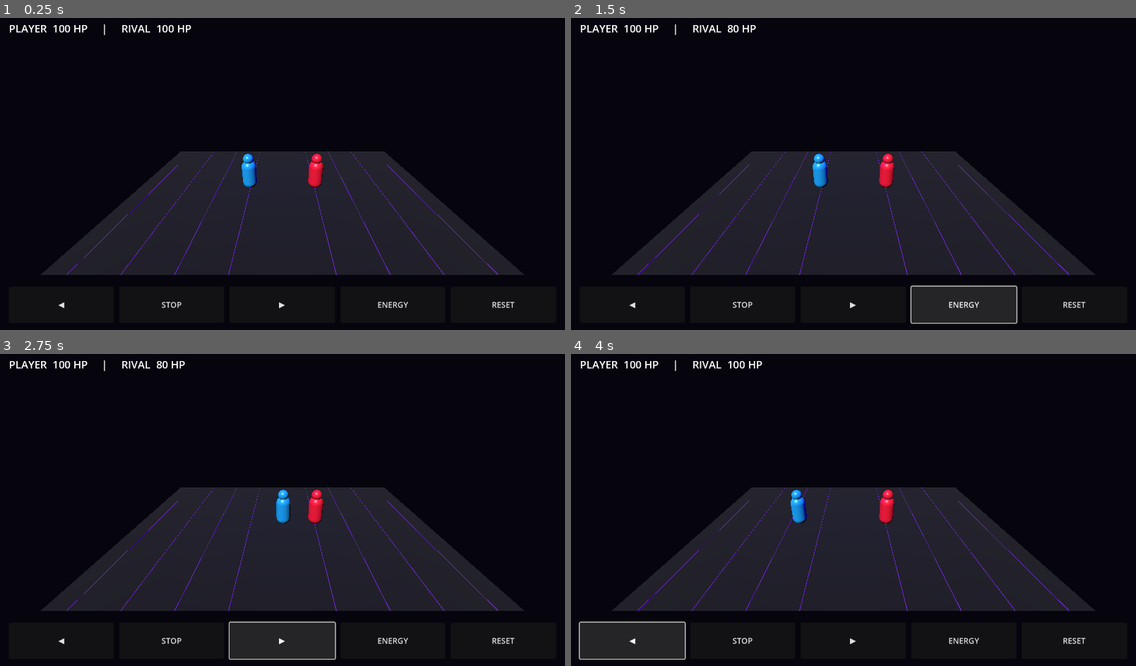
Above: before the commit, frames 1-4 (two rows, left to right).
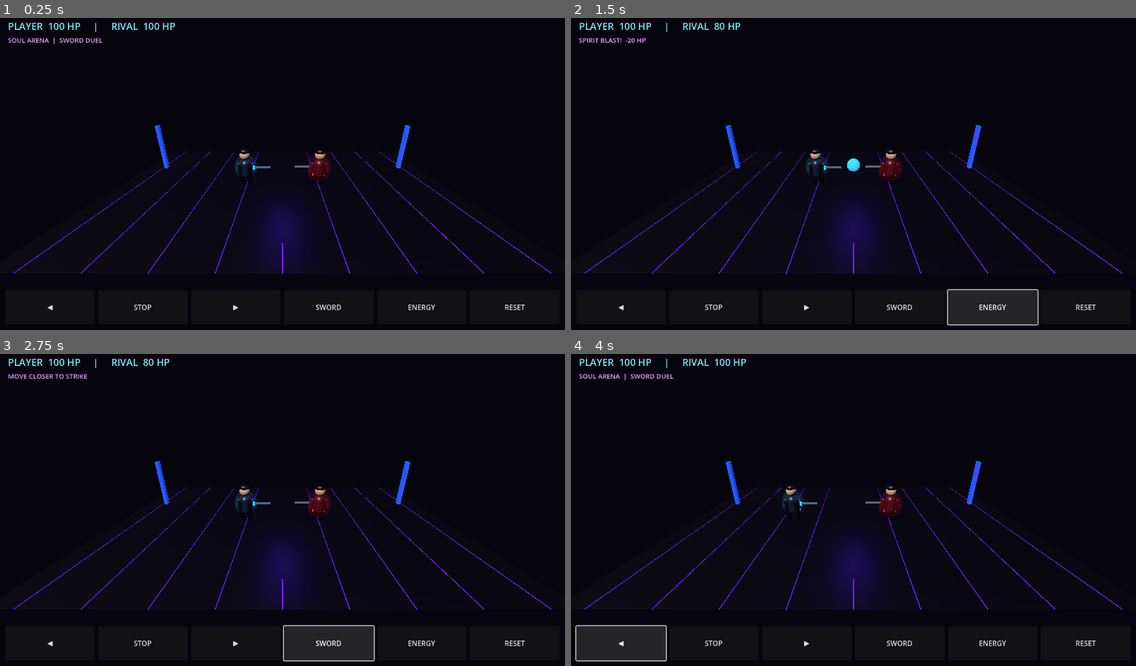
Above: after the commit, the same moments.

Repository: stevansouhil-bit/Bleach.Blood-Fight-1
Game: Godot game, scene res://scenes/main.tscn
Two runs of this game, one before a commit and one after it. Both use one fixed random seed, a clock stepped at 60 frames per second and the inputs below.
Inputs (mouse positions are in pixels of both pictures, inside the frame that each line leads up to):
- Up to frame 1 (0.25 s): no input
- Up to frame 2 (1.5 s): click "STOP" at 0.5 s; click "ENERGY" at 1.25 s
- Up to frame 3 (2.75 s): click (327, 644) at 2 s, where only the run after the commit has a clickable "SWORD"
- Up to frame 4 (4 s): click "RESET" at 2.75 s; click "◀" at 3.5 s

The runs differ from the first frame. In frame 1, 15% of the frame differs, in the area x 1-98%, y 1-94%; in frame 2, 15%, in the area x 1-98%, y 1-99%; in frame 3, 15%; in frame 4, 15%.

Commit message:
Add detailed fighters and sword combat

Diff:
--- a/godot_game/scripts/main.gd
+++ b/godot_game/scripts/main.gd
@@ -1,97 +1,189 @@
 extends Node3D
 
-var player: MeshInstance3D
-var enemy: MeshInstance3D
+var player: Node3D
+var enemy: Node3D
+var player_sword: Node3D
+var enemy_sword: Node3D
 var enemy_hp := 100
 var player_hp := 100
 var move_dir := 0.0
-var attack_flash := 0.0
+var attack_time := 0.0
+var energy_time := 0.0
 var status_label: Label
+var message_label: Label
+var player_home := Vector3(-2.0, 0.95, 0.0)
+var enemy_home := Vector3(2.0, 0.95, 0.0)
 
 func _ready() -> void:
     make_arena()
-    player = make_fighter(
-        Vector3(-2.0, 1.0, 0.0),
-        Color(0.12, 0.65, 1.0)
-    )
-    enemy = make_fighter(
-        Vector3(2.0, 1.0, 0.0),
-        Color(1.0, 0.12, 0.24)
-    )
+    player = make_fighter(player_home, Color(0.08, 0.12, 0.22), Color(0.05, 0.8, 1.0), false)
+    enemy = make_fighter(enemy_home, Color(0.22, 0.035, 0.08), Color(1.0, 0.08, 0.22), true)
+    player_sword = player.get_node("SwordPivot")
+    enemy_sword = enemy.get_node("SwordPivot")
     make_camera()
     make_lights()
     make_ui()
+    update_status()
 
 func make_arena() -> void:
     var floor_mesh := MeshInstance3D.new()
     var plane := PlaneMesh.new()
     plane.size = Vector2(18, 12)
     floor_mesh.mesh = plane
-
-    var material := StandardMaterial3D.new()
-    material.albedo_color = Color(0.07, 0.065, 0.12)
-    material.metallic = 0.25
-    floor_mesh.material_override = material
+    var floor_mat := StandardMaterial3D.new()
+    floor_mat.albedo_color = Color(0.035, 0.025, 0.075)
+    floor_mat.metallic = 0.35
+    floor_mat.roughness = 0.45
+    floor_mesh.material_override = floor_mat
     add_child(floor_mesh)
 
     for i in range(9):
         var line := MeshInstance3D.new()
         var box := BoxMesh.new()
-        box.size = Vector3(0.025, 0.01, 12)
+        box.size = Vector3(0.025, 0.015, 12)
         line.mesh = box
-        line.position = Vector3(-8 + i * 2, 0.02, 0)
-
-        var glow := StandardMaterial3D.new()
-        glow.albedo_color = Color(0.35, 0.08, 0.55)
-        glow.emission_enabled = true
-        glow.emission = Color(0.25, 0.025, 0.6)
-        line.material_override = glow
+        line.position = Vector3(-8 + i * 2, 0.015, 0)
+        line.material_override = glow_material(Color(0.32, 0.05, 0.8))
         add_child(line)
 
-func make_fighter(pos: Vector3, tint: Color) -> MeshInstance3D:
-    var body := MeshInstance3D.new()
-    var capsule := CapsuleMesh.new()
-    capsule.radius = 0.42
-    capsule.height = 1.8
-    body.mesh = capsule
-    body.position = pos
-
+    for side in [-1.0, 1.0]:
+        var pillar := MeshInstance3D.new()
+        var shape := BoxMesh.new()
+        shape.size = Vector3(0.22, 2.8, 0.22)
+        pillar.mesh = shape
+        pillar.position = Vector3(side * 7.8, 1.4, -2.5)
+        pillar.material_override = glow_material(Color(0.1, 0.25, 0.8))
+        add_child(pillar)
+
+func glow_material(tint: Color) -> StandardMaterial3D:
     var mat := StandardMaterial3D.new()
     mat.albedo_color = tint
-    mat.metallic = 0.15
+    mat.emission_enabled = true
+    mat.emission = tint
+    mat.metallic = 0.3
+    return mat
+
+func solid_material(tint: Color, metal := 0.0) -> StandardMaterial3D:
+    var mat := StandardMaterial3D.new()
+    mat.albedo_color = tint
+    mat.metallic = metal
     mat.roughness = 0.35
-    body.material_override = mat
-    add_child(body)
-
-    var head := MeshInstance3D.new()
-    var sphere := SphereMesh.new()
-    sphere.radius = 0.3
-    sphere.height = 0.6
-    head.mesh = sphere
-    head.position = Vector3(0, 1.0, 0)
-    head.material_override = mat
-    body.add_child(head)
-
-    return body
+    return mat
+
+func add_part(parent: Node3D, mesh: Mesh, pos: Vector3, mat: Material, part_name: String) -> MeshInstance3D:
+    var part := MeshInstance3D.new()
+    part.name = part_name
+    part.mesh = mesh
+    part.position = pos
+    part.material_override = mat
+    parent.add_child(part)
+    return part
+
+func make_fighter(pos: Vector3, tint: Color, aura: Color, facing_left: bool) -> Node3D:
+    var fighter := Node3D.new()
+    fighter.position = pos
+    if facing_left:
+        fighter.rotation.y = PI
+    add_child(fighter)
+
+    var dark := solid_material(tint, 0.2)
+    var cloth := solid_material(Color(0.025, 0.025, 0.045))
+    var skin := solid_material(Color(0.78, 0.58, 0.45))
+    var hair_mat := solid_material(Color(0.025, 0.02, 0.04))
+    var metal := solid_material(Color(0.68, 0.78, 0.9), 0.8)
+    var accent := glow_material(aura)
+
+    var torso_mesh := CapsuleMesh.new()
+    torso_mesh.radius = 0.34
+    torso_mesh.height = 1.15
+    add_part(fighter, torso_mesh, Vector3(0, 0.0, 0), dark, "Torso")
+
+    var coat_mesh := BoxMesh.new()
+    coat_mesh.size = Vector3(0.72, 0.75, 0.2)
+    add_part(fighter, coat_mesh, Vector3(0, -0.12, 0.2), cloth, "Coat")
+
+    var head_mesh := SphereMesh.new()
+    head_mesh.radius = 0.28
+    head_mesh.height = 0.56
+    add_part(fighter, head_mesh, Vector3(0, 0.78, 0), skin, "Head")
+
+    var hair_mesh := SphereMesh.new()
+    hair_mesh.radius = 0.3
+    hair_mesh.height = 0.35
+    add_part(fighter, hair_mesh, Vector3(0, 0.99, -0.015), hair_mat, "Hair")
+
+    var eye_mesh := BoxMesh.new()
+    eye_mesh.size = Vector3(0.24, 0.045, 0.035)
+    add_part(fighter, eye_mesh, Vector3(0, 0.8, 0.255), accent, "Eyes")
+
+    var arm_mesh := CapsuleMesh.new()
+    arm_mesh.radius = 0.105
+    arm_mesh.height = 0.68
+    var arm_l := add_part(fighter, arm_mesh, Vector3(-0.43, 0.02, 0), dark, "ArmLeft")
+    arm_l.rotation.z = -0.22
+    var arm_r := add_part(fighter, arm_mesh, Vector3(0.43, 0.02, 0), dark, "ArmRight")
+    arm_r.rotation.z = 0.22
+
+    var leg_mesh := CapsuleMesh.new()
+    leg_mesh.radius = 0.13
+    leg_mesh.height = 0.72
+    var leg_l := add_part(fighter, leg_mesh, Vector3(-0.19, -0.57, 0), cloth, "LegLeft")
+    leg_l.rotation.z = -0.08
+    var leg_r := add_part(fighter, leg_mesh, Vector3(0.19, -0.57, 0), cloth, "LegRight")
+    leg_r.rotation.z = 0.08
+
+    var belt_mesh := BoxMesh.new()
+    belt_mesh.size = Vector3(0.68, 0.09, 0.25)
+    add_part(fighter, belt_mesh, Vector3(0, -0.35, 0.02), accent, "Belt")
+
+    var pivot := Node3D.new()
+    pivot.name = "SwordPivot"
+    pivot.position = Vector3(0.42, 0.08, 0.05)
+    fighter.add_child(pivot)
+
+    var blade_mesh := BoxMesh.new()
+    blade_mesh.size = Vector3(0.88, 0.075, 0.09)
+    add_part(pivot, blade_mesh, Vector3(0.48, 0.0, 0), metal, "Blade")
+
+    var guard_mesh := BoxMesh.new()
+    guard_mesh.size = Vector3(0.1, 0.22, 0.14)
+    add_part(pivot, guard_mesh, Vector3(0.02, 0, 0), accent, "Guard")
+
+    var handle_mesh := BoxMesh.new()
+    handle_mesh.size = Vector3(0.25, 0.07, 0.08)
+    add_part(pivot, handle_mesh, Vector3(-0.14, 0, 0), cloth, "Handle")
+
+    var aura_mesh := SphereMesh.new()
+    aura_mesh.radius = 0.8
+    aura_mesh.height = 1.7
+    var aura_mat := StandardMaterial3D.new()
+    aura_mat.albedo_color = Color(aura.r, aura.g, aura.b, 0.12)
+    aura_mat.transparency = BaseMaterial3D.TRANSPARENCY_ALPHA
+    aura_mat.emission_enabled = true
+    aura_mat.emission = aura * 0.35
+    var aura_part := add_part(fighter, aura_mesh, Vector3(0, 0, -0.12), aura_mat, "Aura")
+    aura_part.scale = Vector3(0.8, 0.9, 0.45)
+
+    return fighter
 
 func make_camera() -> void:
     var camera := Camera3D.new()
-    camera.position = Vector3(0, 7, 11)
-    camera.rotation_degrees = Vector3(-28, 0, 0)
+    camera.position = Vector3(0, 5.2, 10.5)
+    camera.rotation_degrees = Vector3(-23, 0, 0)
     camera.current = true
     add_child(camera)
 
 func make_lights() -> void:
     var light := DirectionalLight3D.new()
-    light.rotation_degrees = Vector3(-50, -25, 0)
-    light.light_energy = 1.4
+    light.rotation_degrees = Vector3(-48, -25, 0)
+    light.light_energy = 1.5
     add_child(light)
 
     var fill := OmniLight3D.new()
-    fill.position = Vector3(0, 4, 0)
-    fill.light_color = Color(0.35, 0.15, 1.0)
-    fill.light_energy = 1.5
-    fill.omni_range = 12
+    fill.position = Vector3(0, 3.5, 0)
+    fill.light_color = Color(0.35, 0.16, 1.0)
+    fill.light_energy = 1.6
+    fill.omni_range = 13
     add_child(fill)
 
 func make_ui() -> void:
@@ -99,36 +191,43 @@
     add_child(layer)
 
     var panel := VBoxContainer.new()
-    panel.position = Vector2(20, 18)
-    panel.add_theme_constant_override("separation", 8)
+    panel.position = Vector2(18, 14)
+    panel.add_theme_constant_override("separation", 5)
     layer.add_child(panel)
 
     status_label = Label.new()
-    status_label.add_theme_font_size_override("font_size", 24)
+    status_label.add_theme_font_size_override("font_size", 22)
+    status_label.add_theme_color_override("font_color", Color(0.5, 0.9, 1.0))
     panel.add_child(status_label)
-    update_status()
+
+    message_label = Label.new()
+    message_label.text = "SOUL ARENA  |  SWORD DUEL"
+    message_label.add_theme_font_size_override("font_size", 15)
+    message_label.add_theme_color_override("font_color", Color(0.9, 0.65, 1.0))
+    panel.add_child(message_label)
 
     var controls := HBoxContainer.new()
     controls.set_anchors_preset(Control.PRESET_BOTTOM_WIDE)
-    controls.offset_top = -100
-    controls.offset_bottom = -18
-    controls.offset_left = 20
-    controls.offset_right = -20
-    controls.add_theme_constant_override("separation", 12)
+    controls.offset_top = -92
+    controls.offset_bottom = -14
+    controls.offset_left = 12
+    controls.offset_right = -12
+    controls.add_theme_constant_override("separation", 7)
     layer.add_child(controls)
 
     add_button(controls, "◀", func(): move_dir = -1.0)
     add_button(controls, "STOP", func(): move_dir = 0.0)
     add_button(controls, "▶", func(): move_dir = 1.0)
+    add_button(controls, "SWORD", sword_attack)
     add_button(controls, "ENERGY", energy_attack)
     add_button(controls, "RESET", reset_round)
 
 func add_button(parent: Control, caption: String, action: Callable) -> void:
     var button := Button.new()
     button.text = caption
-    button.custom_minimum_size = Vector2(100, 58)
+    button.custom_minimum_size = Vector2(80, 58)
     button.size_flags_horizontal = Control.SIZE_EXPAND_FILL
-    button.add_theme_font_size_override("font_size", 18)
+    button.add_theme_font_size_override("font_size", 16)
     button.pressed.connect(action)
     parent.add_child(button)
 
@@ -136,41 +235,86 @@
     if player == null or enemy == null:
         return
 
-    player.position.x = clampf(
-        player.position.x + move_dir * delta * 3.0,
-        -5.0, 5.0
+    player.position.x = clampf(player.position.x + move_dir * delta * 3.0, -5.0, 5.0)
+
+    if attack_time > 0.0:
+        attack_time -= delta
+        player_sword.rotation.z = -0.9 if attack_time > 0.12 else 0.0
+    else:
+        player_sword.rotation.z = 0.0
+
+    if energy_time > 0.0:
+        energy_time -= delta
+
+func sword_attack() -> void:
+    if enemy_hp <= 0 or attack_time > 0.0:
+        return
+
+    attack_time = 0.28
+    player_sword.rotation.z = -0.9
+    var distance := absf(player.position.x - enemy.position.x)
+
+    if distance <= 3.2:
+        enemy_hp = maxi(0, enemy_hp - 12)
+        hit_effect(enemy.position, Color(0.25, 0.85, 1.0))
+        enemy.position.x = clampf(enemy.position.x + 0.35, -5.0, 5.0)
+        enemy.scale = Vector3(1.12, 0.9, 1.0)
+        get_tree().create_timer(0.18).timeout.connect(func():
+            if is_instance_valid(enemy):
+                enemy.scale = Vector3.ONE
+        )
+        message_label.text = "SWORD HIT!  -12 HP"
+    else:
+        message_label.text = "MOVE CLOSER TO STRIKE"
+    update_status()
+
+func energy_attack() -> void:
+    if enemy_hp <= 0 or energy_time > 0.0:
+        return
+
+    energy_time = 0.55
+    if absf(player.position.x - enemy.position.x) <= 4.5:
+        enemy_hp = maxi(0, enemy_hp - 20)
+        hit_effect((player.position + enemy.position) / 2.0, Color(0.15, 0.65, 1.0))
+        message_label.text = "SPIRIT BLAST!  -20 HP"
+    else:
+        message_label.text = "TARGET OUT OF RANGE"
+    update_status()
+
+func hit_effect(pos: Vector3, tint: Color) -> void:
+    var effect := MeshInstance3D.new()
+    var sphere := SphereMesh.new()
+    sphere.radius = 0.35
+    sphere.height = 0.7
+    effect.mesh = sphere
+    effect.position = pos + Vector3(0, 0.2, 0)
+    effect.material_override = glow_material(tint)
+    add_child(effect)
+    var timer := get_tree().create_timer(0.22)
+    timer.timeout.connect(func():
+        if is_instance_valid(effect):
+            effect.queue_free()
     )
 
-    if attack_flash > 0.0:
-        attack_flash -= delta
-
-func energy_attack() -> void:
-    if enemy_hp <= 0:
-        return
-
-    if absf(player.position.x - enemy.position.x) <= 4.0:
-        enemy_hp = maxi(0, enemy_hp - 20)
-        attack_flash = 0.2
-        enemy.scale = Vector3.ONE * 1.12
-        get_tree().create_timer(0.15).timeout.connect(
-            func():
-                if is_instance_valid(enemy):
-                    enemy.scale = Vector3.ONE
-        )
-    update_status()
-
 func reset_round() -> void:
-    player.position = Vector3(-2, 1, 0)
-    enemy.position = Vector3(2, 1, 0)
+    player.position = player_home
+    enemy.position = enemy_home
+    player.rotation.y = 0.0
+    enemy.rotation.y = PI
+    player.scale = Vector3.ONE
+    enemy.scale = Vector3.ONE
+    player_sword.rotation.z = 0.0
+    enemy_sword.rotation.z = 0.0
     enemy_hp = 100
     player_hp = 100
     move_dir = 0.0
+    attack_time = 0.0
+    energy_time = 0.0
+    message_label.text = "SOUL ARENA  |  SWORD DUEL"
     update_status()
 
 func update_status() -> void:
     if status_label:
-        status_label.text = "PLAYER  %d HP     |     RIVAL  %d HP" % [
-            player_hp, enemy_hp
-        ]
+        status_label.text = "PLAYER  %d HP     |     RIVAL  %d HP" % [player_hp, enemy_hp]
         if enemy_hp <= 0:
-            status_label.text += "\nROUND WON!"
+            message_label.text = "VICTORY!  ROUND WON!"
